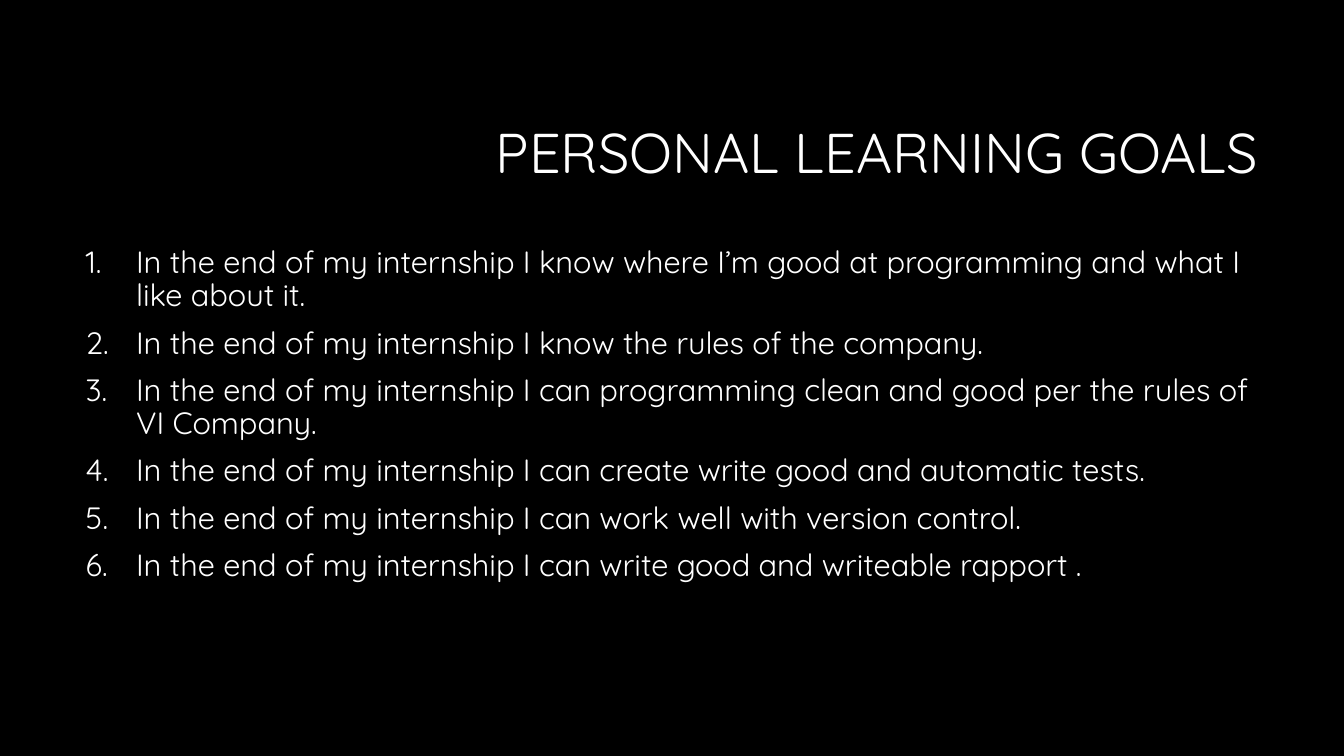
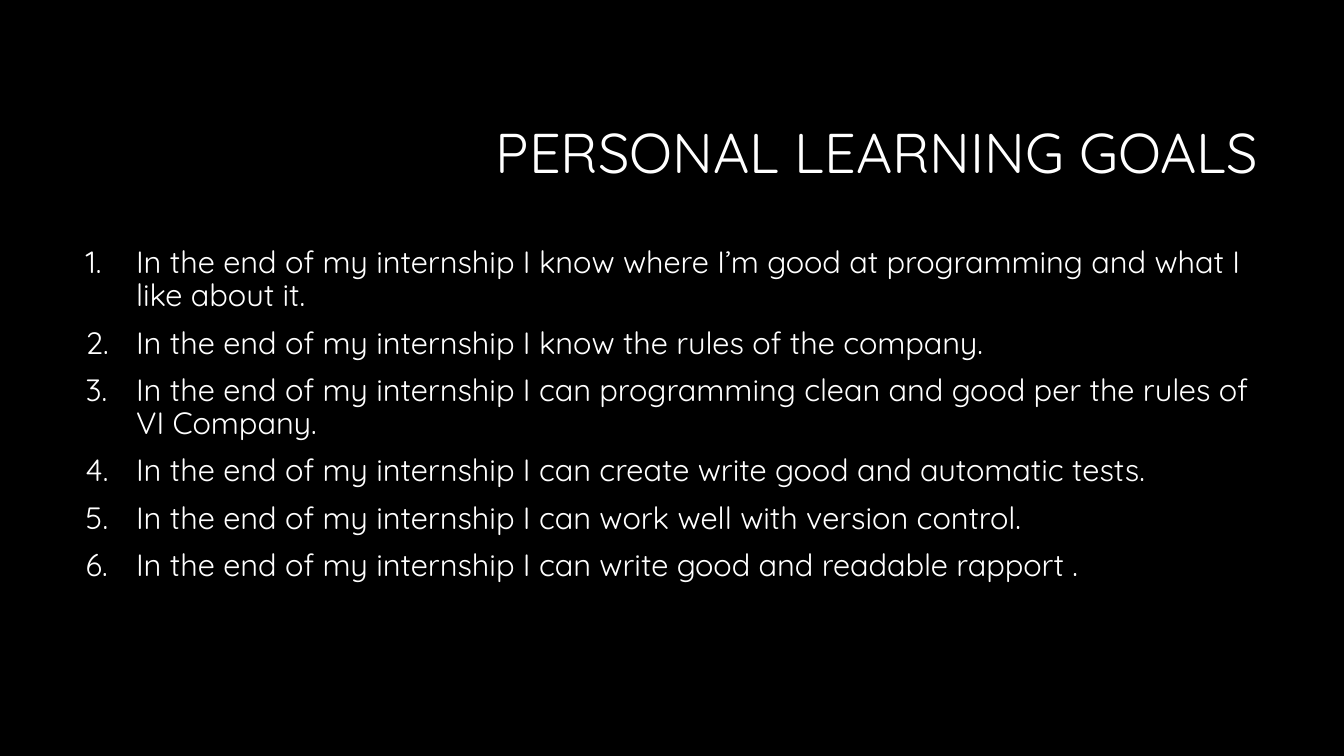
Before and after one commit to InternVI/VIDocuments, a slide deck: slide 9 of Presentation/Internship_Oscar_Veldman.pptx. Drawn at 1344x756 pixels with LibreOffice and Linux fonts; fonts in the diff are those of the drawing; background and template pictures are left out. Boxes give left, top, right and bottom in pixels: in the first picture for what was removed or moved away, otherwise in the second. Text is boxed around its words. In the diff, an @@ line names an element or a change of style, - is before the commit and + after.

```diff
--- a/Presentation/Internship_Oscar_Veldman.pptx
+++ b/Presentation/Internship_Oscar_Veldman.pptx
@@ text at (x1=136, y1=553, x2=1064, y2=582): text changed @@
-6. In the end of my internship I can write good and writeable rapport .
+6. In the end of my internship I can write good and readable rapport .
```
Also in this commit, not shown: 2 other slides changed, 2 other files.
